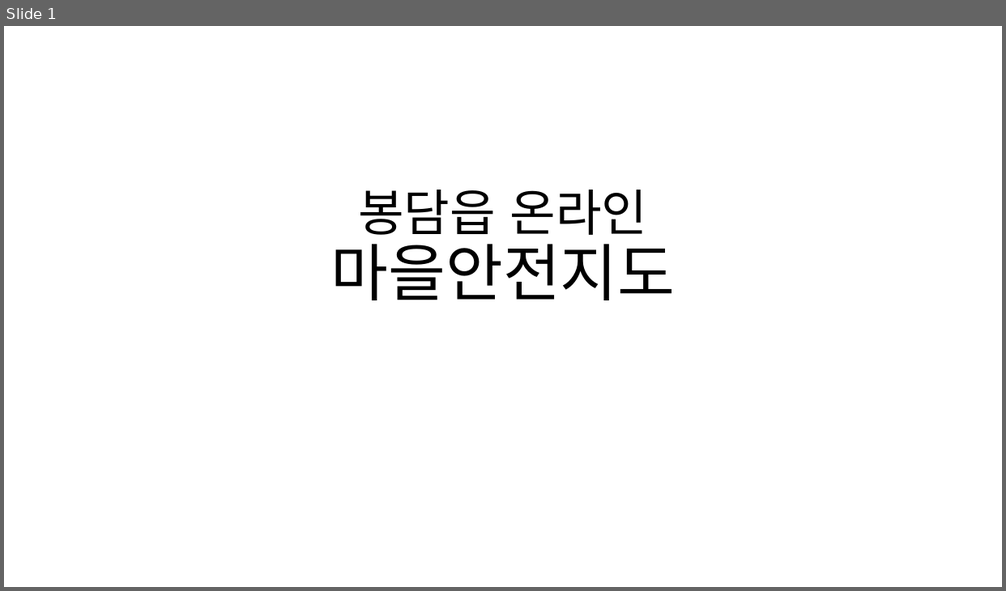
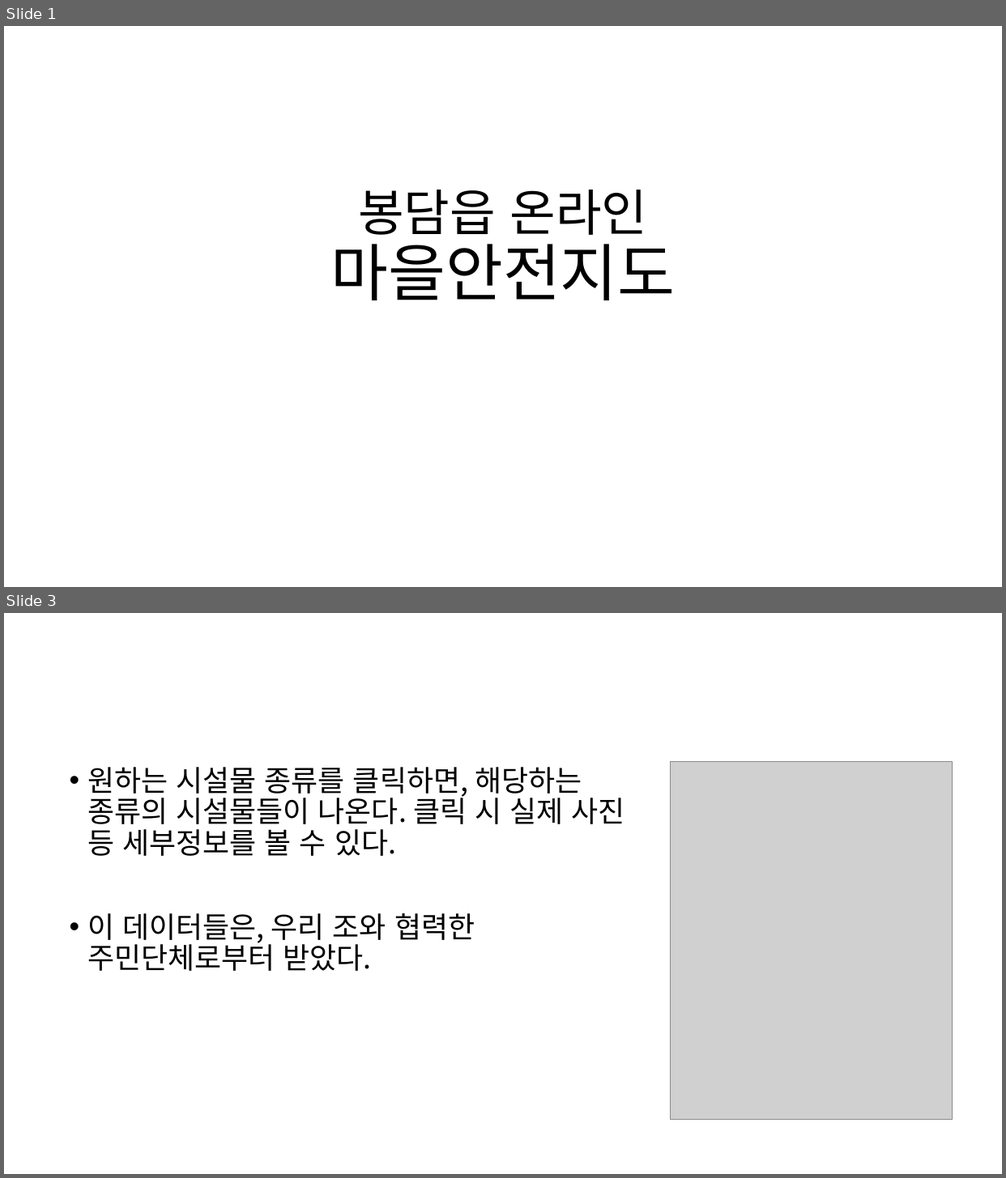
Before and after one commit to bongdam-safety/documents, a slide deck: 프로젝트 발표회/발표자료.pptx. Shown one above the other, each under a label of ours: slide 1 before the commit, slides 1 and 3 after it; the slides between them are not shown. The pictures are 1006x591 and 1006x1178 pixels, drawn with LibreOffice and Linux fonts; fonts in the diff are those of the drawing; grey boxes stand for pictures. Boxes give left, top, right and bottom in pixels: in the first picture for what was removed or moved away, otherwise in the second. Text is boxed around its words. In the diff, an @@ line names an element or a change of style, - is before the commit and + after.

```diff
--- a/프로젝트 발표회/발표자료.pptx
+++ b/프로젝트 발표회/발표자료.pptx
@@ slide 3 added at <box>4,613,1002,1174</box>, background #FFFFFF @@
@@ text added at <box>88,767,624,971</box>, 28 pt, text #000000 @@
+• 원하는 시설물 종류를 클릭하면, 해당하는 종류의 시설물들이 나온다. 클릭 시 실제 사진 등 세부정보를 볼 수 있다.
+• 이 데이터들은, 우리 조와 협력한 주민단체로부터 받았다.
@@ picture added at <box>671,761,953,1119</box> @@
```
Also in this commit, not shown: 3 slides changed, 1 other slide added.
